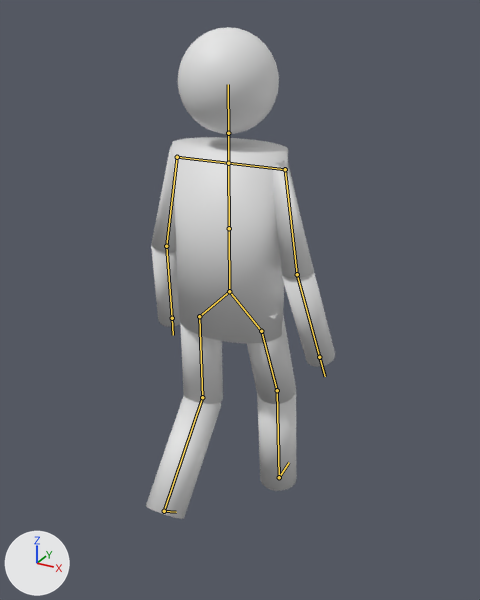
The Blender file Content/Resources/Character02.blend: old version first, new version second.
Both versions are drawn from a camera (50 mm lens) standing at (53.3, -93.2, 90.5) and looking at (1.9, 0.2, 43.8). Every picture has the same lights, and +X, +Y and +Z are marked at lower left. Both versions are drawn at frame 27 of the action 'walk'; the numbers are the values there. The bones that bend it are drawn over the model as lines.
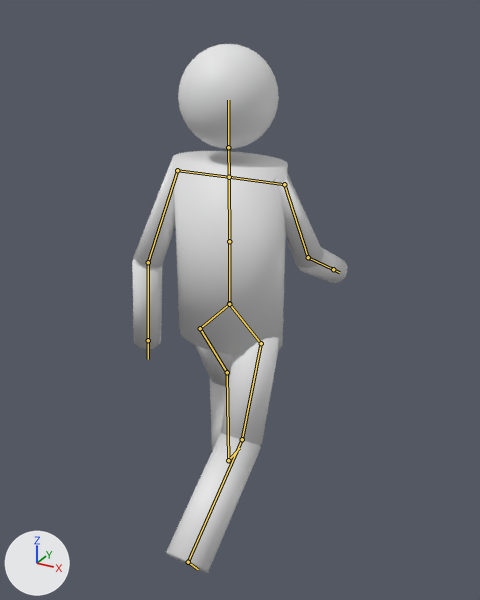
The change in detail:
Bone 'spine01' (bone_spine01) moves from (0.0, -0.07, 0.0) to (0.0, -0.3, 0.0).
Bone 'upperarm_l' (bone_upperarm_l) turns from (-1, 5, 79) to (19, 7, 80) degrees about its own x, y and z.
Bone 'lowerarm_l' (bone_lowerarm_l) turns from (-16, -6, 1) to (-29, -11, 3) degrees about its own x, y and z.
Bone 'upperarm_r' (bone_upperarm_r) turns from (6, -13, -80) to (-30, -15, -77) degrees about its own x, y and z.
Bone 'lowerarm_r' (bone_lowerarm_r) turns from (-24, 9, -2) to (-36, 13, -4) degrees about its own x, y and z.
Bone 'thigh_l' (bone_thigh_l) turns from (0, 0, -1) to (0, 0, -35) degrees about its own x, y and z.
Bone 'calf_l' (bone_calf_l) turns from (0, 0, 41) to (0, 0, 34) degrees about its own x, y and z.
Bone 'thigh_r' (bone_thigh_r) turns from (0, 0, 24) to (0, 0, -24) degrees about its own x, y and z.
Bone 'calf_r' (bone_calf_r) turns from (0, 0, -19) to (0, 0, -31) degrees about its own x, y and z.

Where the change shows, as pixel boxes [x1, y1, x2, y2] in the pictures (480 x 600 px):
'mesh', posed (14% wider, 8% taller)
    before: [146, 27, 335, 519]
    after: [132, 44, 347, 573]
bone 'spine01', root to tip
    before: (229, 291) to (229, 228)
    after: (229, 303) to (229, 241)
bone 'upperarm_l', root to tip
    before: (177, 157) to (166, 246)
    after: (177, 170) to (148, 262)
bone 'lowerarm_l', root to tip
    before: (166, 246) to (172, 318)
    after: (148, 262) to (148, 340)
bone 'upperarm_r', root to tip
    before: (285, 169) to (297, 274)
    after: (284, 184) to (308, 257)
bone 'lowerarm_r', root to tip
    before: (297, 274) to (319, 357)
    after: (308, 257) to (333, 269)
bone 'thigh_l', root to tip
    before: (199, 316) to (202, 397)
    after: (200, 328) to (227, 372)
bone 'calf_l', root to tip
    before: (202, 397) to (164, 511)
    after: (227, 372) to (228, 460)
bone 'thigh_r', root to tip
    before: (261, 331) to (277, 390)
    after: (261, 343) to (242, 439)
bone 'calf_r', root to tip
    before: (277, 390) to (279, 477)
    after: (242, 439) to (188, 562)
